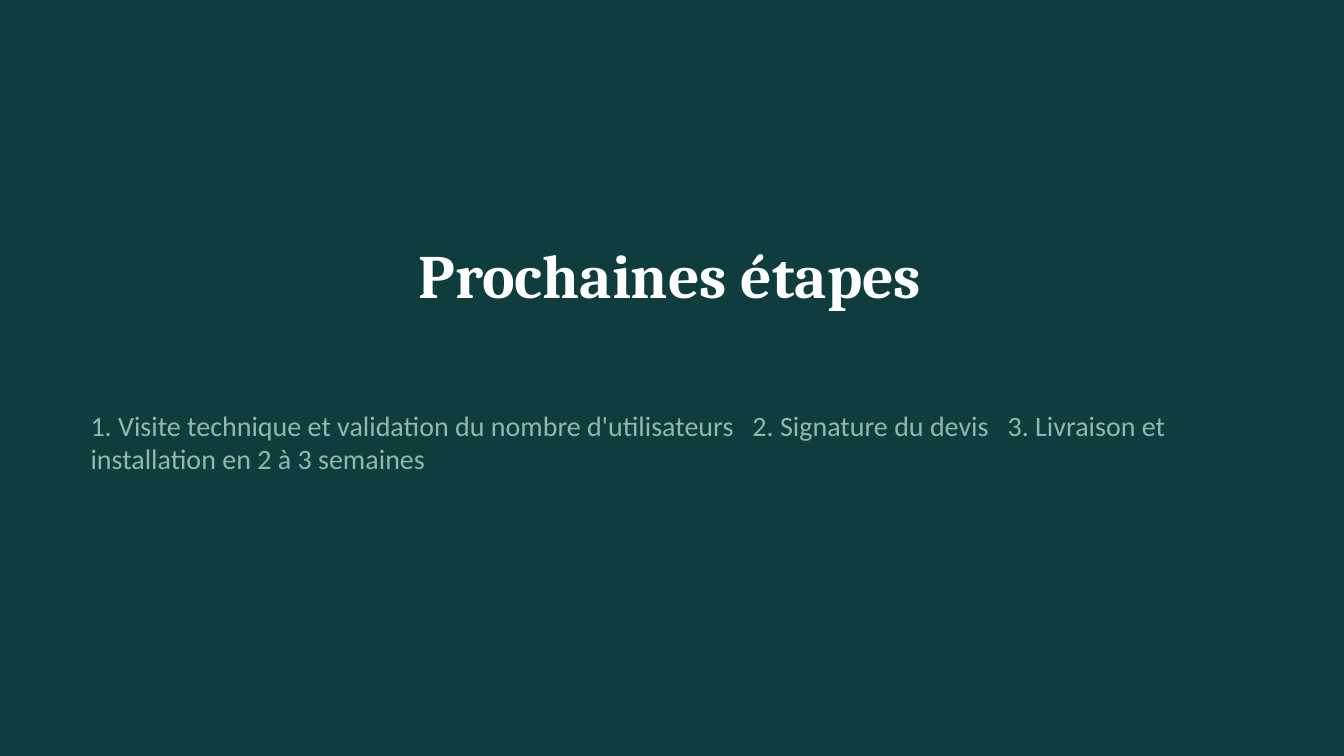
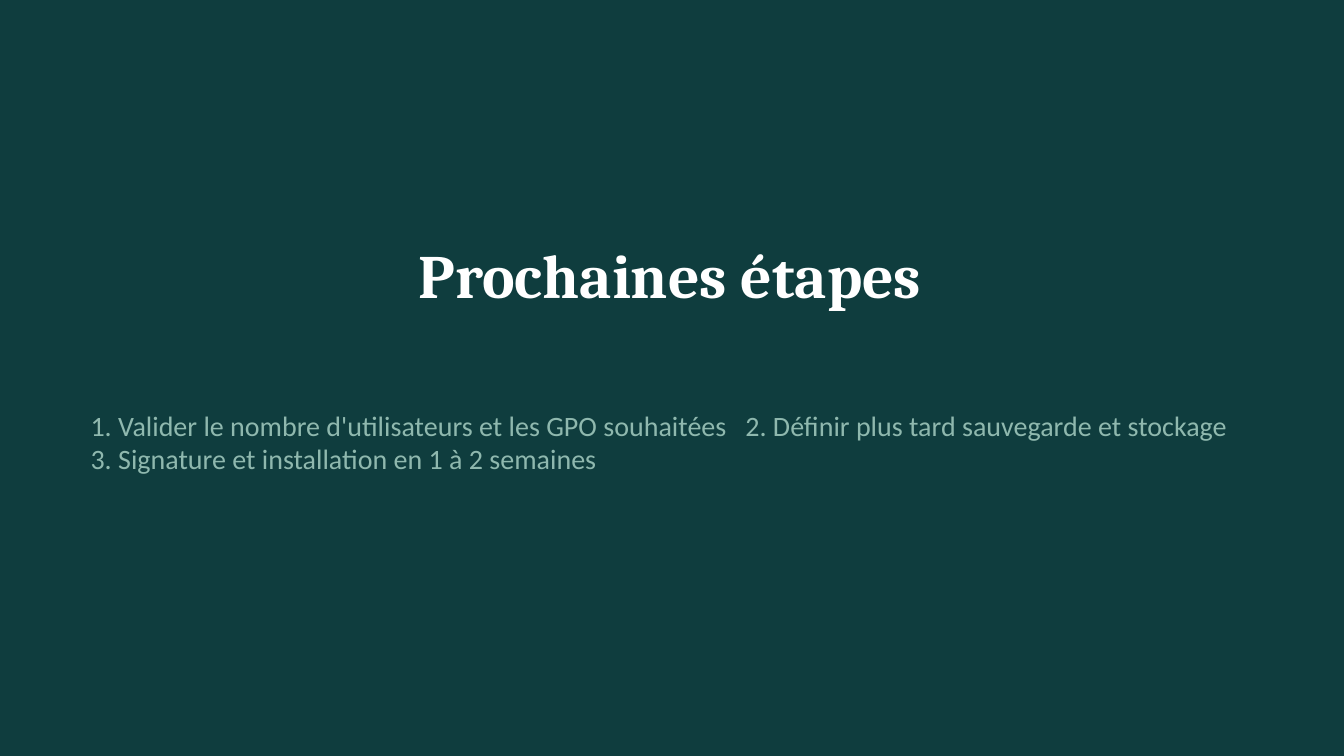
Before and after one commit to meledjearmel/others-documents, a slide deck: slide 10 of proposition-serveur/Proposition_Serveur_Proxmox_WindowsServer.pptx. Drawn at 1344x756 pixels with LibreOffice and Linux fonts; fonts in the diff are those of the drawing. Boxes give left, top, right and bottom in pixels: in the first picture for what was removed or moved away, otherwise in the second. Text is boxed around its words. In the diff, an @@ line names an element or a change of style, - is before the commit and + after.

```diff
--- a/proposition-serveur/Proposition_Serveur_Proxmox_WindowsServer.pptx
+++ b/proposition-serveur/Proposition_Serveur_Proxmox_WindowsServer.pptx
@@ text at (91, 416, 1227, 474): text changed @@
-1. Visite technique et validation du nombre d'utilisateurs 2. Signature du devis 3. Livraison et installation en 2 à 3 semaines
+1. Valider le nombre d'utilisateurs et les GPO souhaitées 2. Définir plus tard sauvegarde et stockage 3. Signature et installation en 1 à 2 semaines
```
Also in this commit, not shown: 7 other slides changed, 1 slide added, 1 slide removed, 1 other file.
